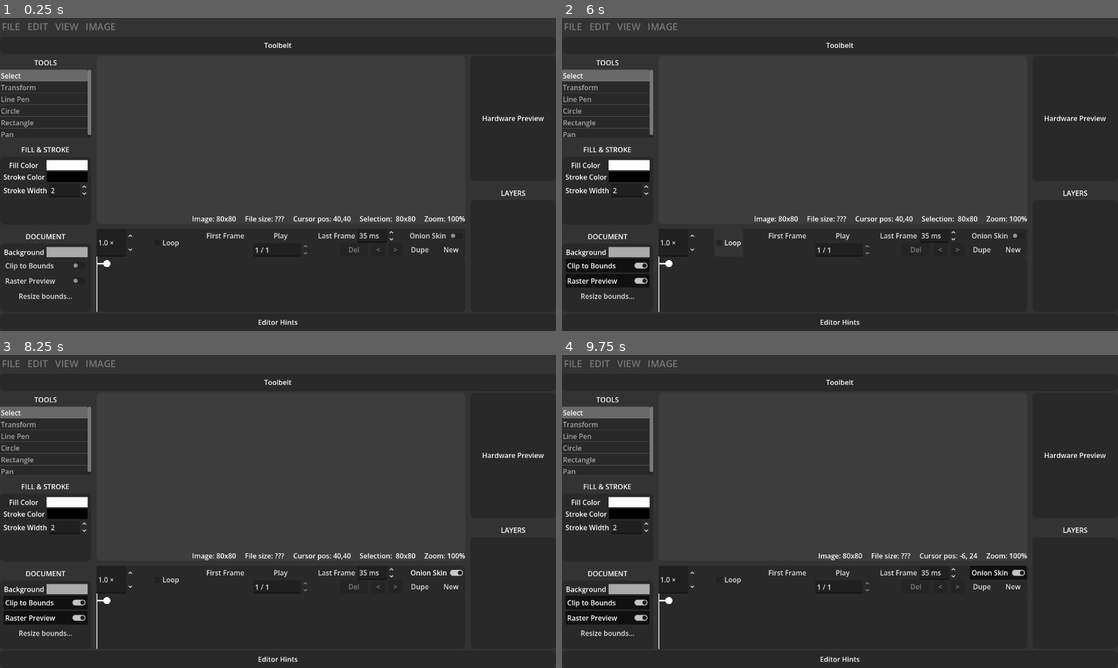
Above: before the commit, frames 1-4 (two rows, left to right).
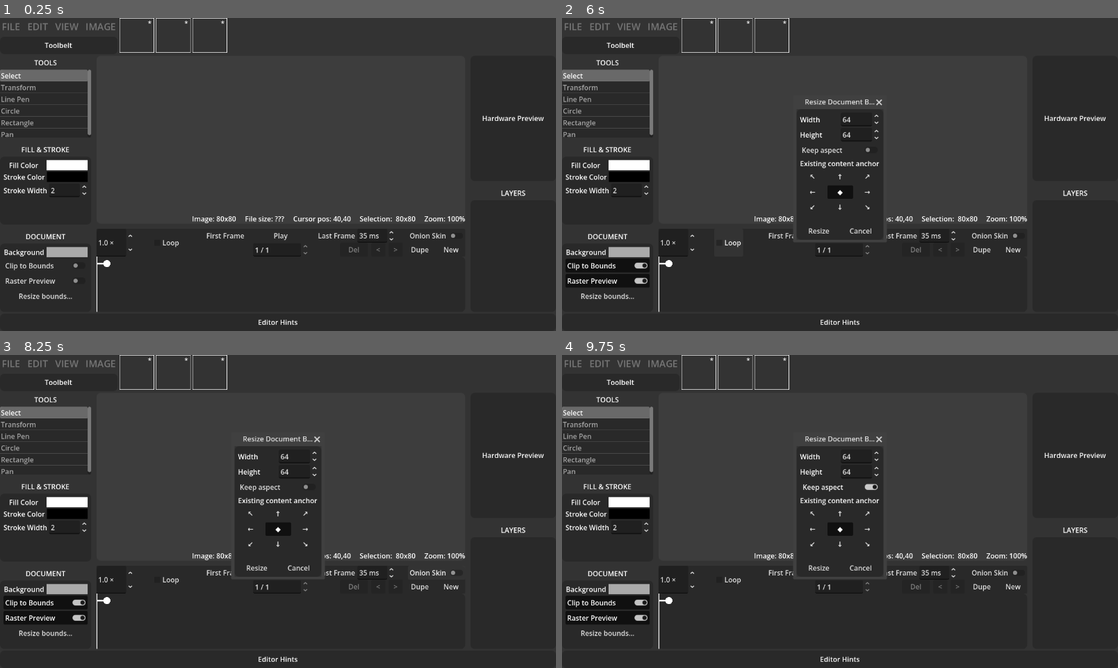
Above: after the commit, the same moments.

Repository: erlog135/Ripple
Game: Godot game, scene res://scenes/Editor.tscn
Two runs of this game, one before a commit and one after it. Both use one fixed random seed, a clock stepped at 60 frames per second and the inputs below.
Inputs (mouse positions are in pixels of both pictures, inside the frame that each line leads up to):
- Up to frame 1 (0.25 s): no input
- Up to frame 2 (6 s): click "Play" at 0.5 s; click "Play" at 1.25 s; click "New" at 2 s; click "New" at 2.75 s; click "Clip to Bounds" at 3.5 s; click "Raster Preview" at 4.25 s; click "Resize bounds..." at 5 s; click "Loop" at 5.75 s
- Up to frame 3 (8.25 s): click "Last Frame" at 6.5 s; click "First Frame" at 7.25 s; click "Onion Skin" at 8 s
- Up to frame 4 (9.75 s): click "Dupe" at 8.75 s; click (840, 486) at 9.5 s, where only the run after the commit has a clickable "Keep aspect"

The runs differ from the first frame. In frame 1, 0.3% of the frame differs, in the area x 8-53%, y 0-12%; in frame 2, 1.7%; in frame 3, 1.8%; in frame 4, 2.3%, in the area x 8-84%, y 0-72%.

Commit message:
get ready for tabbs

Diff:
--- a/scenes/Editor.tscn
+++ b/scenes/Editor.tscn
@@ -3,6 +3,7 @@
 [ext_resource type="PackedScene" uid="uid://vrudldeag2yr" path="res://scenes/interface/TopMenuBar.tscn" id="1_ndpqs"]
 [ext_resource type="PackedScene" uid="uid://dsun2824rmyw3" path="res://scenes/interface/CanvasArea.tscn" id="2_3kl07"]
 [ext_resource type="PackedScene" uid="uid://dkotjhm13dn23" path="res://scenes/interface/aux_windows/ToolsWindow.tscn" id="2_diyc1"]
+[ext_resource type="PackedScene" uid="uid://c2t87wm7nys5k" path="res://scenes/interface/aux_windows/DocumentTabs.tscn" id="2_mwer8"]
 [ext_resource type="PackedScene" uid="uid://da7bxcr1u5aj" path="res://scenes/interface/aux_windows/FillStrokeWindow.tscn" id="3_wmxca"]
 [ext_resource type="PackedScene" uid="uid://bg1ar0lfuwc5p" path="res://scenes/interface/aux_windows/DocumentPropertiesWindow.tscn" id="4_6tdr8"]
 [ext_resource type="PackedScene" uid="uid://dwex3u1hmrm4m" path="res://scenes/interface/aux_windows/LayerWindow.tscn" id="4_u6trk"]
@@ -24,14 +25,20 @@
 grow_horizontal = 2
 grow_vertical = 2
 
-[node name="TopMenuBar" parent="VBoxContainer" unique_id=2124299505 instance=ExtResource("1_ndpqs")]
+[node name="HBoxContainer" type="HBoxContainer" parent="VBoxContainer" unique_id=1430901113]
 layout_mode = 2
 
-[node name="Toolbelt" type="Panel" parent="VBoxContainer" unique_id=87617283]
+[node name="VBoxContainer" type="VBoxContainer" parent="VBoxContainer/HBoxContainer" unique_id=483431324]
+layout_mode = 2
+
+[node name="TopMenuBar" parent="VBoxContainer/HBoxContainer/VBoxContainer" unique_id=2124299505 instance=ExtResource("1_ndpqs")]
+layout_mode = 2
+
+[node name="Toolbelt" type="Panel" parent="VBoxContainer/HBoxContainer/VBoxContainer" unique_id=87617283]
 custom_minimum_size = Vector2(0, 40)
 layout_mode = 2
 
-[node name="Label" type="Label" parent="VBoxContainer/Toolbelt" unique_id=899139387]
+[node name="Label" type="Label" parent="VBoxContainer/HBoxContainer/VBoxContainer/Toolbelt" unique_id=899139387]
 layout_mode = 1
 anchors_preset = 15
 anchor_right = 1.0
@@ -41,6 +48,10 @@
 text = "Toolbelt"
 horizontal_alignment = 1
 vertical_alignment = 1
+
+[node name="DocumentTabs" parent="VBoxContainer/HBoxContainer" unique_id=339842044 instance=ExtResource("2_mwer8")]
+layout_mode = 2
+size_flags_horizontal = 3
 
 [node name="BusyArea" type="HBoxContainer" parent="VBoxContainer" unique_id=926309464]
 layout_mode = 2
--- /dev/null
+++ b/scenes/interface/aux_windows/DocumentTabs.tscn
@@ -0,0 +1,34 @@
+[gd_scene format=3 uid="uid://c2t87wm7nys5k"]
+
+[ext_resource type="Script" uid="uid://b1gjx8js12v53" path="res://scenes/interface/aux_windows/document_tabs.gd" id="1_2b5qi"]
+[ext_resource type="PackedScene" uid="uid://fn2u0vl812p" path="res://scenes/interface/aux_windows/TabItem.tscn" id="2_5guag"]
+
+[node name="DocumentTabs" type="Control" unique_id=339842044]
+layout_mode = 3
+anchors_preset = 15
+anchor_right = 1.0
+anchor_bottom = 1.0
+grow_horizontal = 2
+grow_vertical = 2
+script = ExtResource("1_2b5qi")
+
+[node name="ScrollContainer" type="ScrollContainer" parent="." unique_id=983165777]
+layout_mode = 1
+anchors_preset = 15
+anchor_right = 1.0
+anchor_bottom = 1.0
+grow_horizontal = 2
+grow_vertical = 2
+
+[node name="HBoxContainer" type="HBoxContainer" parent="ScrollContainer" unique_id=1155095779]
+layout_mode = 2
+size_flags_horizontal = 3
+
+[node name="TabItem" parent="ScrollContainer/HBoxContainer" unique_id=234965310 instance=ExtResource("2_5guag")]
+layout_mode = 2
+
+[node name="TabItem2" parent="ScrollContainer/HBoxContainer" unique_id=1113256646 instance=ExtResource("2_5guag")]
+layout_mode = 2
+
+[node name="TabItem3" parent="ScrollContainer/HBoxContainer" unique_id=1102122400 instance=ExtResource("2_5guag")]
+layout_mode = 2
--- /dev/null
+++ b/scenes/interface/aux_windows/TabItem.tscn
@@ -0,0 +1,41 @@
+[gd_scene format=3 uid="uid://fn2u0vl812p"]
+
+[ext_resource type="Script" uid="uid://thranx86hmb4" path="res://scenes/interface/aux_windows/tab_item.gd" id="1_ofo3d"]
+
+[node name="TabItem" type="Control" unique_id=234965310]
+clip_contents = true
+custom_minimum_size = Vector2(80, 80)
+layout_mode = 3
+anchors_preset = 0
+offset_right = 80.0
+offset_bottom = 80.0
+script = ExtResource("1_ofo3d")
+
+[node name="TextureRect" type="TextureRect" parent="." unique_id=1356638499]
+layout_mode = 1
+anchors_preset = 15
+anchor_right = 1.0
+anchor_bottom = 1.0
+grow_horizontal = 2
+grow_vertical = 2
+
+[node name="SelectorRect" type="ReferenceRect" parent="." unique_id=947733937]
+layout_mode = 1
+anchors_preset = 15
+anchor_right = 1.0
+anchor_bottom = 1.0
+grow_horizontal = 2
+grow_vertical = 2
+mouse_filter = 1
+border_color = Color(1, 1, 1, 1)
+border_width = 2.0
+editor_only = false
+
+[node name="UnsavedIndicator" type="Label" parent="." unique_id=856037016]
+layout_mode = 0
+offset_left = 56.0
+offset_right = 80.0
+offset_bottom = 24.0
+text = " *"
+horizontal_alignment = 1
+vertical_alignment = 1
--- /dev/null
+++ b/scenes/interface/aux_windows/document_tabs.gd
@@ -0,0 +1,11 @@
+extends Control
+
+
+# Called when the node enters the scene tree for the first time.
+func _ready() -> void:
+	pass # Replace with function body.
+
+
+# Called every frame. 'delta' is the elapsed time since the previous frame.
+func _process(delta: float) -> void:
+	pass
--- /dev/null
+++ b/scenes/interface/aux_windows/tab_item.gd
@@ -0,0 +1,7 @@
+extends Control
+
+@onready var texture_rect: TextureRect = $TextureRect
+@onready var selector_rect: ReferenceRect = $SelectorRect
+@onready var unsaved_indicator: Label = $UnsavedIndicator
+
+const TAB_ITEM_SCENE = preload("uid://fn2u0vl812p")
--- a/scenes/interface/popups/NewFilePopup.tscn
+++ b/scenes/interface/popups/NewFilePopup.tscn
@@ -2,11 +2,10 @@
 
 [ext_resource type="Script" uid="uid://b7g8jnsj2riki" path="res://scenes/interface/popups/new_file_popup.gd" id="1_upyrt"]
 
-[node name="NewFilePopup" type="Popup" unique_id=2060813250]
+[node name="NewFilePopup" type="Window" unique_id=1393543770]
 oversampling_override = 1.0
 title = "New File"
 size = Vector2i(200, 200)
-visible = true
 script = ExtResource("1_upyrt")
 
 [node name="Panel" type="Panel" parent="." unique_id=2022239745]
--- a/scenes/interface/popups/ResizeDocumentPopup.tscn
+++ b/scenes/interface/popups/ResizeDocumentPopup.tscn
@@ -2,11 +2,10 @@
 
 [ext_resource type="Script" uid="uid://rrowdogji8qv" path="res://scenes/interface/popups/resize_document_popup.gd" id="1_06kmt"]
 
-[node name="ResizeDocumentPopup" type="Popup" unique_id=1556072273]
+[node name="ResizeDocumentPopup" type="Window" unique_id=884360265]
 oversampling_override = 1.0
 title = "Resize Document Bounds"
 size = Vector2i(200, 300)
-visible = true
 script = ExtResource("1_06kmt")
 
 [node name="Panel" type="Panel" parent="." unique_id=1333221347]
--- a/scenes/interface/popups/new_file_popup.gd
+++ b/scenes/interface/popups/new_file_popup.gd
@@ -1,4 +1,4 @@
-extends Popup
+extends Window
 
 ## Controller for the "New Image" dialog. Gathers the requested dimensions and
 ## hands them to Fileman; it never touches project data directly (MVC: the view
@@ -15,7 +15,7 @@
 	exclusive = true
 	create_button.pressed.connect(_on_create_pressed)
 	cancel_button.pressed.connect(_on_cancel_pressed)
-	popup_hide.connect(queue_free)
+	close_requested.connect(queue_free)
 
 
 func _on_create_pressed() -> void:
--- a/scenes/interface/popups/resize_document_popup.gd
+++ b/scenes/interface/popups/resize_document_popup.gd
@@ -1,4 +1,4 @@
-extends Popup
+extends Window
 
 ## Controller for the "Resize Document Bounds" dialog. Collects the target size and
 ## the 9-point content anchor, then commits a ResizeDocumentAction through the undo
@@ -49,7 +49,7 @@
 	image_height.value_changed.connect(_on_height_changed)
 	resize_button.pressed.connect(_on_resize_pressed)
 	cancel_button.pressed.connect(_on_cancel_pressed)
-	popup_hide.connect(queue_free)
+	close_requested.connect(queue_free)
 
 
 func _configure_spinbox(box: SpinBox) -> void:
Not shown: 1 places in scenes/interface/CanvasArea.tscn that only renumber resources
Not shown, added: scenes/interface/aux_windows/document_tabs.gd.uid
Not shown, added: scenes/interface/aux_windows/tab_item.gd.uid
